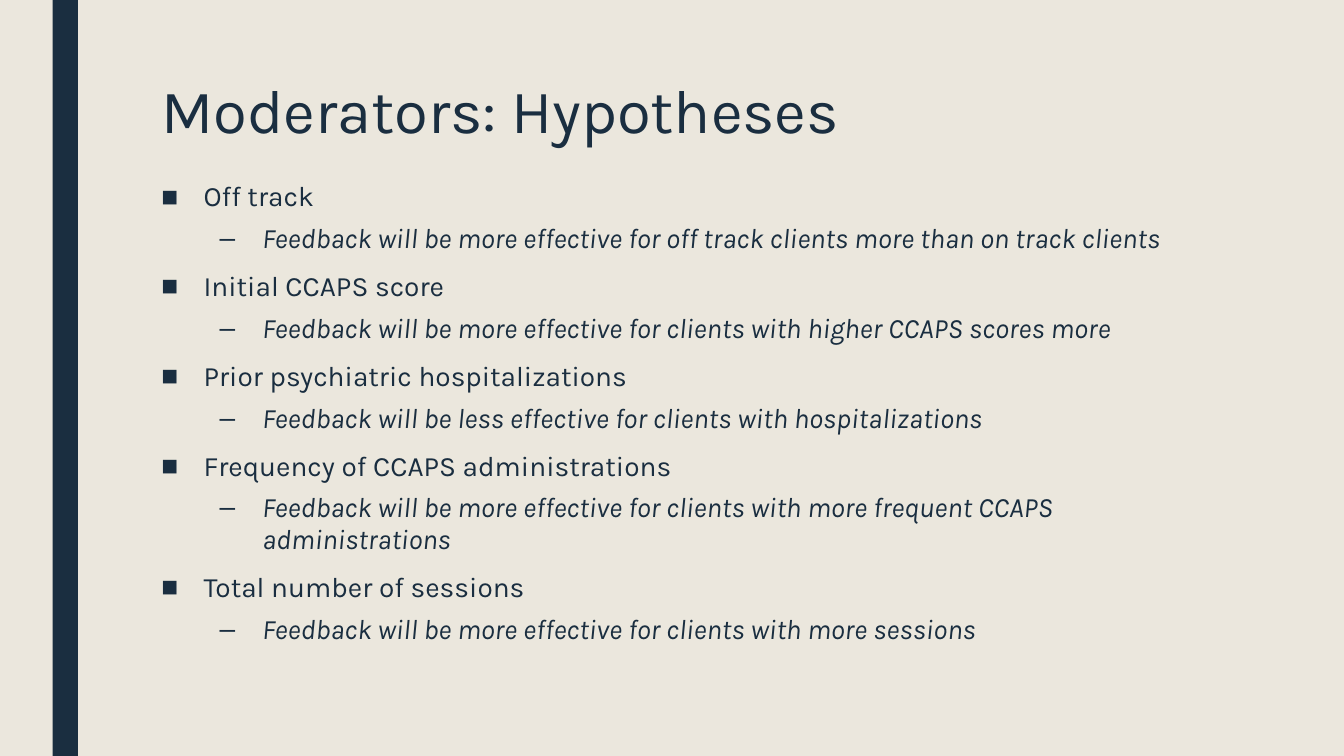
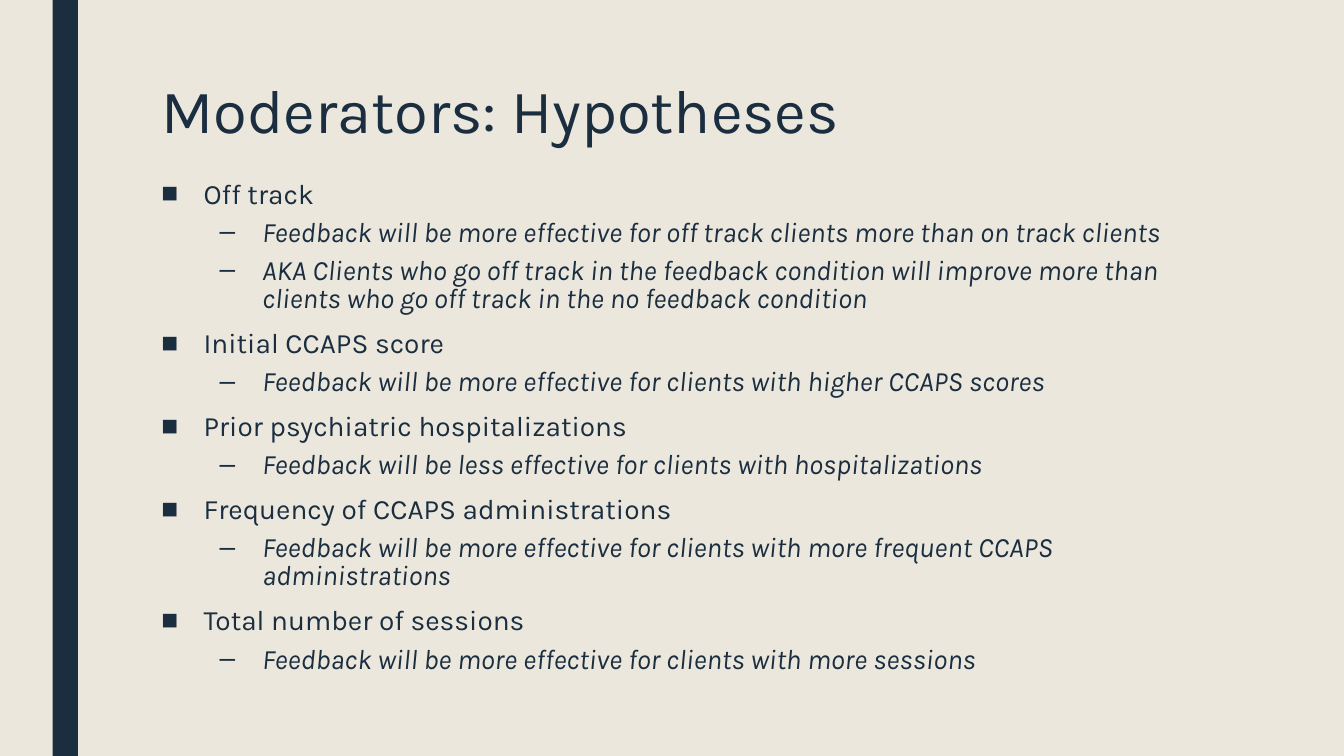
Before and after one commit to rbjanis/Dissertation, a slide deck: slide 17 of presentations/proposal/dissertation-proposal.pptx. Drawn at 1344x756 pixels with LibreOffice and Linux fonts; fonts in the diff are those of the drawing. Boxes give left, top, right and bottom in pixels: in the first picture for what was removed or moved away, otherwise in the second. Text is boxed around its words. In the diff, an @@ line names an element or a change of style, - is before the commit and + after.

```diff
--- a/presentations/proposal/dissertation-proposal.pptx
+++ b/presentations/proposal/dissertation-proposal.pptx
@@ text at box(204, 184, 1161, 670): line spacing 0.94 to 0.84 @@
@@ text at box(262, 260, 1158, 315): paragraph added @@
+  – AKA Clients who go off track in the feedback condition will improve more than clients who go off track in the no feedback condition
@@ text at box(262, 371, 1045, 398): text changed @@
-  – Feedback will be more effective for clients with higher CCAPS scores more
+  – Feedback will be more effective for clients with higher CCAPS scores
```
Also in this commit, not shown: 9 other slides changed, 12 slides added.
